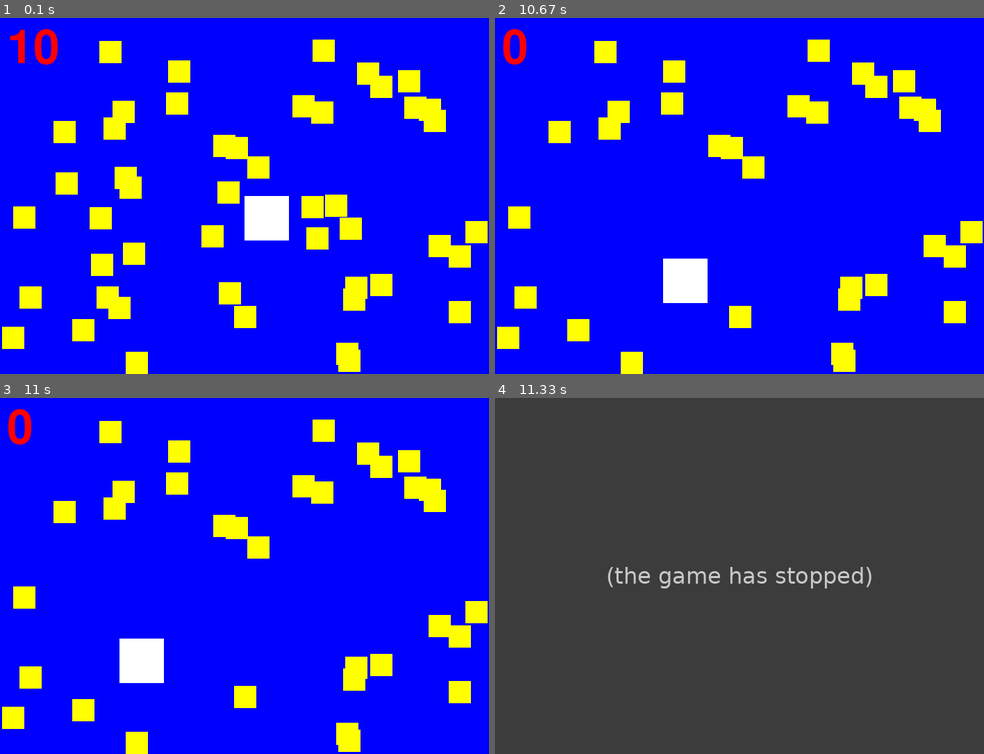
Above: before the commit, frames 1-4 (two rows, left to right).
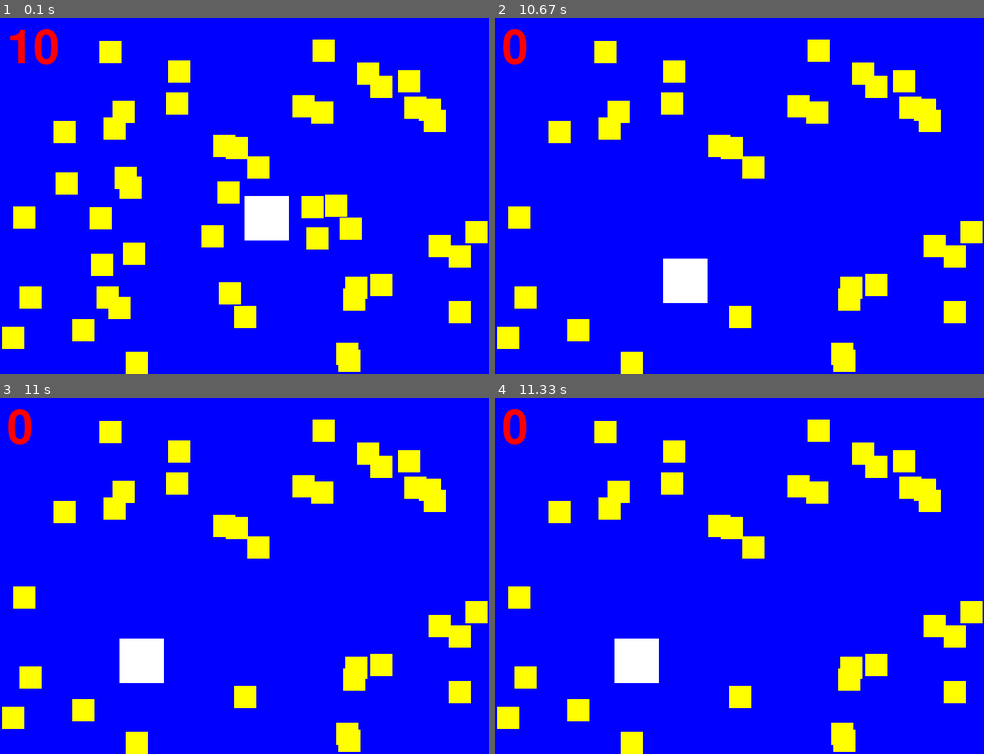
Above: after the commit, the same moments.

Repository: saegl5/myprojects
Game: pygame game, started from Codes/pygame_sprites_part_2_timer.py
Two runs of this game, one before a commit and one after it. Both use one fixed random seed, a clock stepped at 60 frames per second and the inputs below.
Inputs:
- Up to frame 1 (0.1 s): no input
- Up to frame 2 (10.67 s): hold Left 0.33-0.87 s; hold Down 0.9-1.2 s; hold Left 1.23-1.63 s; hold Up 1.67-2.03 s; hold Right 2.07-2.7 s; hold Down 2.73-3.1 s; hold Left 3.13-3.6 s; hold Right 3.63-4.1 s; hold Up 4.13-4.43 s; hold Right 4.47-4.93 s; hold Left 4.97-5.5 s; hold Down 5.53-5.83 s; hold Left 5.87-6.27 s; hold Up 6.3-6.67 s; hold Right 6.7-7.33 s; hold Down 7.37-7.73 s; hold Left 7.77-8.23 s; hold Right 8.27-8.73 s; hold Up 8.77-9.07 s; hold Right 9.1-9.57 s; hold Left 9.6-10.13 s; hold Down 10.17-10.47 s; hold Left from 10.5 s (still down)
- Up to frame 3 (11 s): release Left at 10.9 s
- Up to frame 4 (11.33 s): no input

Frames 1-3 are identical in both runs. In frame 4, 100% of the frame differs, in the area x 0-100%, y 0-100%.
Before the commit the program exited at 11 s; later frames show no game.

Commit message:
removed code that exited program

Diff:
--- a/Codes/pygame_sprites_part_2_timer.py
+++ b/Codes/pygame_sprites_part_2_timer.py
@@ -55,10 +55,8 @@
             sys.exit() # exit entire process
         elif action.type == pygame.USEREVENT: # count down
             timer -= 1
-            if timer == -1: # temporary, so can display 0
+            if timer == 0:
                 pygame.time.set_timer(pygame.USEREVENT, 0) # disable timer
-                pygame.quit()
-                sys.exit()
         # --- Mouse/keyboard events
         elif action.type == pygame.KEYDOWN: # "elif" means else if
             if action.key == pygame.K_RIGHT: # note "action.key"
--- a/Codes/pygame_sprites_part_3_timer.py
+++ b/Codes/pygame_sprites_part_3_timer.py
@@ -64,10 +64,8 @@
             sys.exit() # exit entire process
         elif action.type == pygame.USEREVENT: # count down
             timer -= 1
-            if timer == -1: # temporary, so can display 0
+            if timer == 0:
                 pygame.time.set_timer(pygame.USEREVENT, 0) # disable timer
-                pygame.quit()
-                sys.exit()
         # --- Mouse/keyboard events
         elif action.type == pygame.KEYDOWN: # "elif" means else if
             if action.key == pygame.K_RIGHT: # note "action.key"
